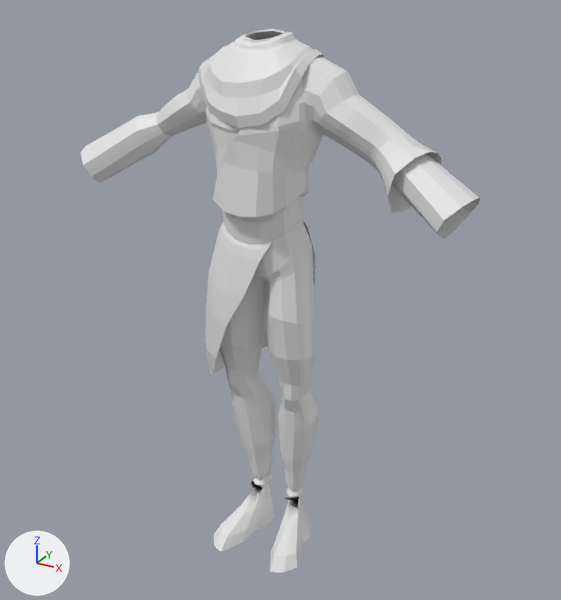
The FBX model Assets/Character/Player/GFX/Male/1/player-m-rags-model.fbx as it was, and as the next commit left it.
Camera for both pictures: a 50 mm lens placed at (1.236, -2.139, 1.079), pointed at (0.031, 0.05, -0.016). Every picture has the same lights, and +X, +Y and +Z are marked at lower left.

In view in the first picture: 'player.bottom', 'player.top'.
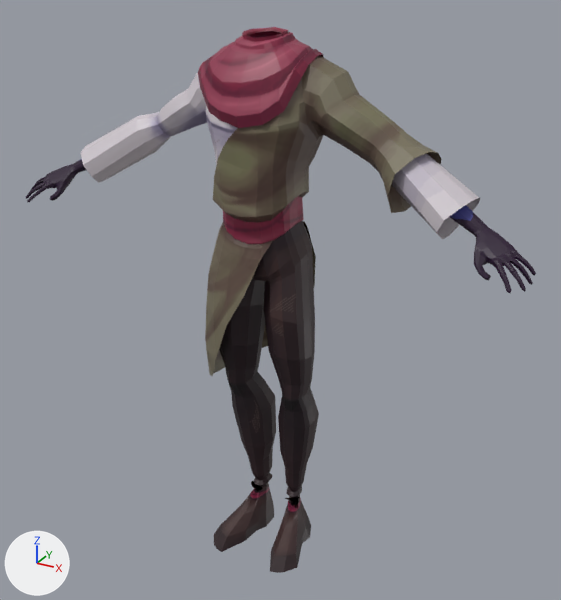
Location of each change, [x1, y1, x2, y2] in pixels of the pictures (561 x 600 px; the box of a moved part takes in the faces that stretch with it):
'player.top', recoloured, reshaped, surface changed
    before: [81, 29, 480, 376]
    after: [81, 27, 480, 376]
'player.bottom', recoloured (grey to black)
    both: [214, 221, 319, 573]
'player.top.hands', added
    after: [26, 159, 536, 293]
part 1 of me_male, moved or reshaped
    before: [242, 31, 288, 42]
    after: [242, 27, 289, 42]
part 2 of me_male, moved or reshaped
    both: [213, 127, 259, 217]
part 3 of me_male, surface changed
    both: [81, 29, 480, 376]

The edits, one by one:
Picture 'rags-torso-m.png' (img_rags_torso_m_png) is new.
Picture 'rags-bottom-m.png' (img_rags_bottom_m_png) is new.
Picture 'male-top.png' (img_male_top_png) is new.
Material 'Top.001' (mat_top_001) is new.
Its texture is img_rags_torso_m_png.
Material 'Material' (mat_material) is new.
Its texture is img_rags_bottom_m_png.
Material 'Top' (mat_top) is new.
Its texture is img_male_top_png.
me_male is used by ob_player_top; location (0.0, 0.0, 0.0).
me_male had 796 vertices, 715 faces and spanned x -0.704..0.704, y -0.165..0.227, z -0.383..0.881.
me_male now has 796 vertices, 715 faces and spans x -0.704..0.704, y -0.165..0.227, z -0.383..0.886.
me_male part 1: 20 of the vertices in x -0.066..0.066, y -0.053..0.071, z 0.854..0.877 are moved by (0.0, 0.0, 0.009).
Part 2, on me_male:
Vertex 507 of me_male moves from (0.006, -0.154, 0.61) at pixel (240, 130) to (-0.003, -0.15, 0.615) at pixel (238, 127).
Vertex 612 of me_male moves from (-0.024, -0.15, 0.575) at pixel (232, 140) to (-0.038, -0.15, 0.58) at pixel (228, 138).
Vertex 613 of me_male moves from (-0.009, -0.154, 0.591) at pixel (235, 136) to (-0.024, -0.152, 0.596) at pixel (232, 133).
Vertex 701 of me_male moves from (-0.089, -0.137, 0.473) at pixel (218, 170) to (-0.104, -0.137, 0.451) at pixel (214, 176).
Vertex 703 of me_male moves from (-0.072, -0.144, 0.505) at pixel (220, 161) to (-0.083, -0.144, 0.512) at pixel (217, 158).
Vertex 705 of me_male moves from (-0.044, -0.148, 0.55) at pixel (227, 148) to (-0.058, -0.148, 0.555) at pixel (223, 146).
me_male part 3: texture (UV) coordinates of 715 of 715 faces, centred in x -0.603..0.603, y -0.155..0.222, z -0.283..0.877, changed; they spanned u -0.21..0.76, v 0.0..0.99 and now span u 0.02..0.88, v 0.02..0.98.
me_male now uses material mat_top_001 (picture img_rags_torso_m_png).
me_male_002 has 553 vertices, 546 faces and spans x -0.189..0.189, y -0.172..0.157, z -1.026..0.296.
me_male_002 now uses material mat_material (picture img_rags_bottom_m_png).
Mesh me_male_005 is new.
It has 1042 vertices, 1060 faces and spans x -0.9..0.9, y -0.21..0.01, z 0.28..0.49.
It uses material mat_top (picture img_male_top_png).
Object 'player.top.hands' (ob_player_top_hands) is new; it shows me_male_005.
Its location is (0.0, 0.0, 0.0).
